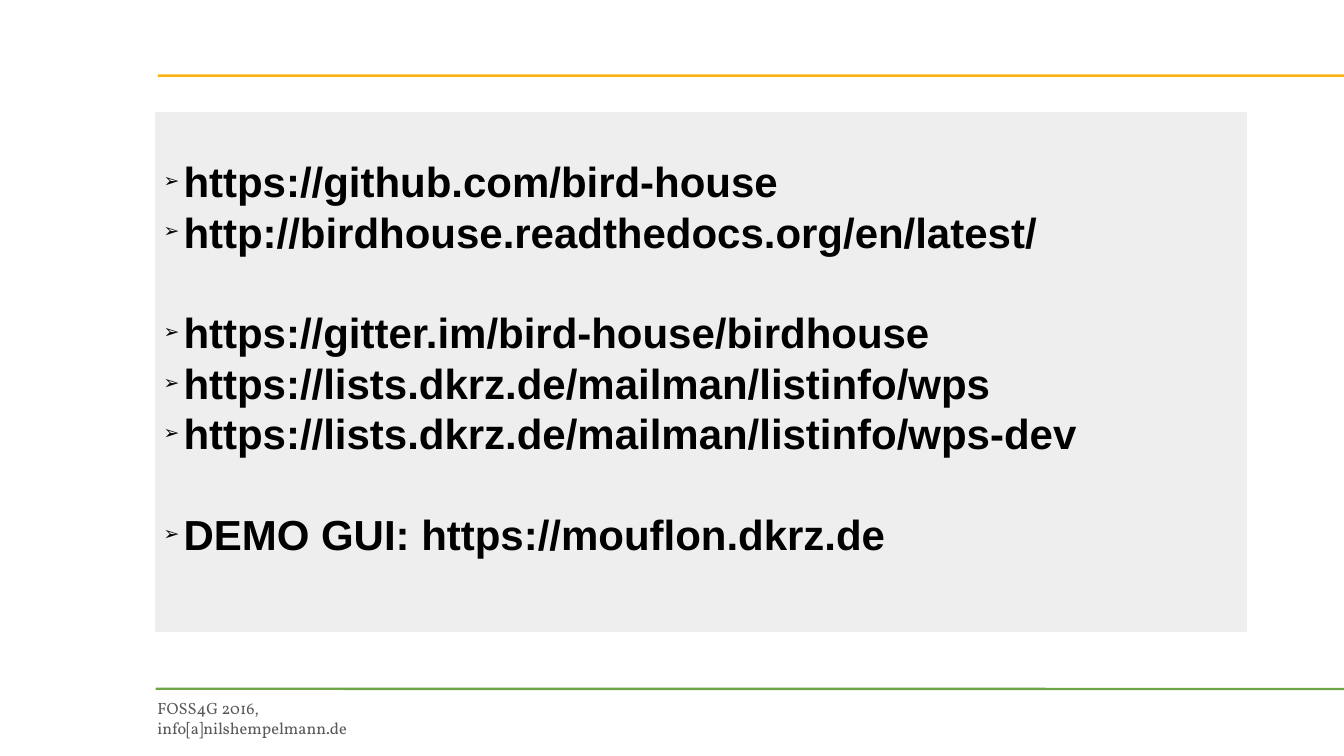
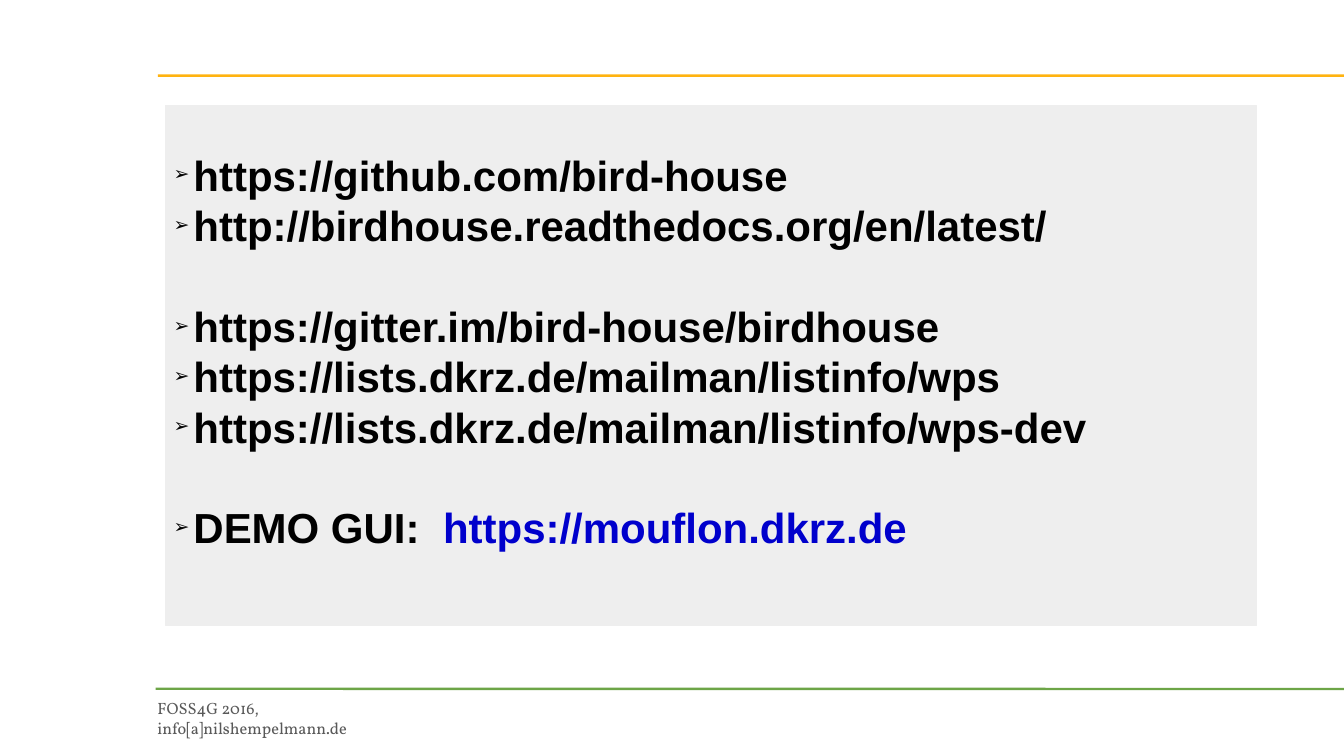
Before and after one commit to bird-house/birdhouse-docs, a slide deck: slide 22 of slides/birdhouse-foss4g-2016/Hempelmann_foss4g2016.odp (slide 14 before the commit). Drawn at 1344x756 pixels with LibreOffice and Linux fonts; fonts in the diff are those of the drawing; background and template pictures are left out. Boxes give left, top, right and bottom in pixels: in the first picture for what was removed or moved away, otherwise in the second. Text is boxed around its words. In the diff, an @@ line names an element or a change of style, - is before the commit and + after.

```diff
--- a/slides/birdhouse-foss4g-2016/Hempelmann_foss4g2016.odp
+++ b/slides/birdhouse-foss4g-2016/Hempelmann_foss4g2016.odp
@@ rectangle "https://github.com/bird-house": place and size @@
-rectangle "https://github.com/bird-house" at [155, 113, 1247, 632]
+rectangle "https://github.com/bird-house" at [165, 106, 1257, 625]
@@ text in rectangle at [193, 512, 907, 552]: text colour #000000 to #0000CC in "https://mouflon.dkrz.de" @@
```
Also in this commit, not shown: 9 other slides changed, 9 slides added, 1 slide removed, 2 other files.
